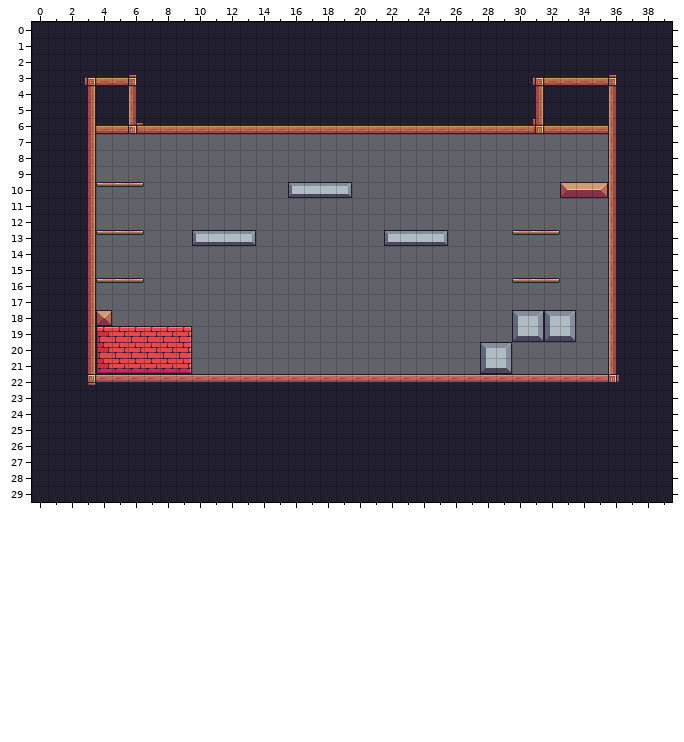
A Tiled map gets an edit: assets/tiles/Level-04.tmx. This is how it looked before the edit.
Cells are 16x16 px. Shown: x 0..39, y 0..29.
After:
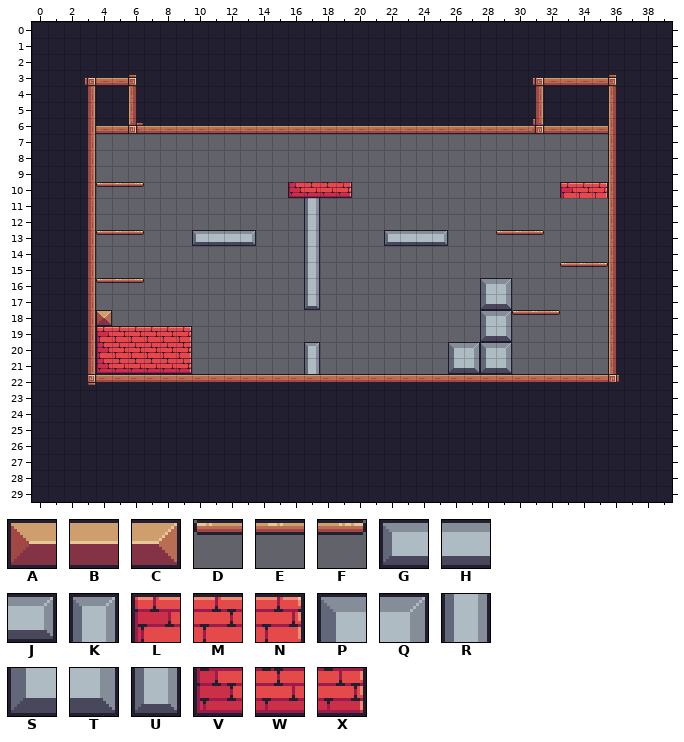
Key: from "Pixel Adventure": A 12, B 13, C 14, D 39, E 40, F 41, G 100, H 101, J 102, K 103, L 105, M 106, N 107, P 123, Q 124, R 125, S 145, T 146, U 147, V 149, W 150, X 151.
_ is an empty cell.
The edit:
Layer "Background":
y 10: x 16..19 GHHJ -> VWWX; x 33..35 ABC -> LMN
y 11..12: x 17 _ -> R
y 13: x 17 _ -> R; x 29..32 _DEF -> DEF_
y 14: x 17 _ -> R
y 15: x 17 _ -> R; x 33..35 ___ -> DEF
y 16: x 17 _ -> R; x 28..32 __DEF -> PQ___
y 17: x 17 _ -> U; x 28..29 __ -> ST
y 18: x 28..33 __PQPQ -> PQDEF_
y 19: x 28..33 __STST -> ST____
y 20: x 17 _ -> K; x 26..27 __ -> PQ
y 21: x 17 _ -> R; x 26..27 __ -> ST
